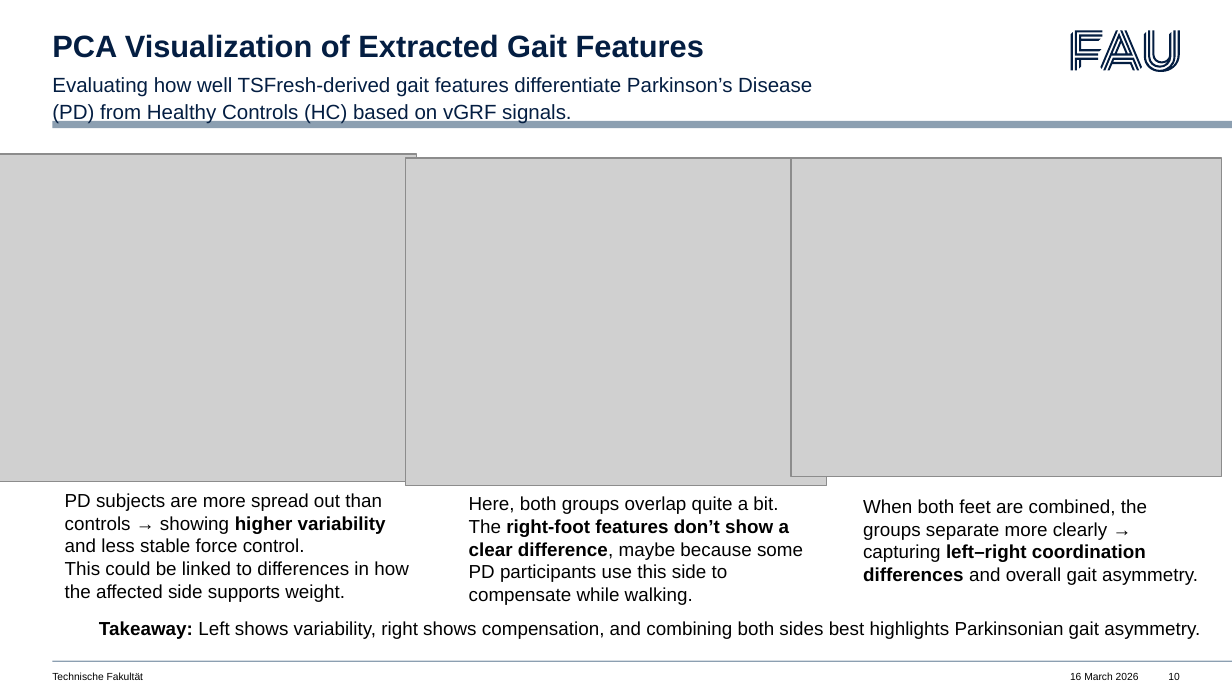
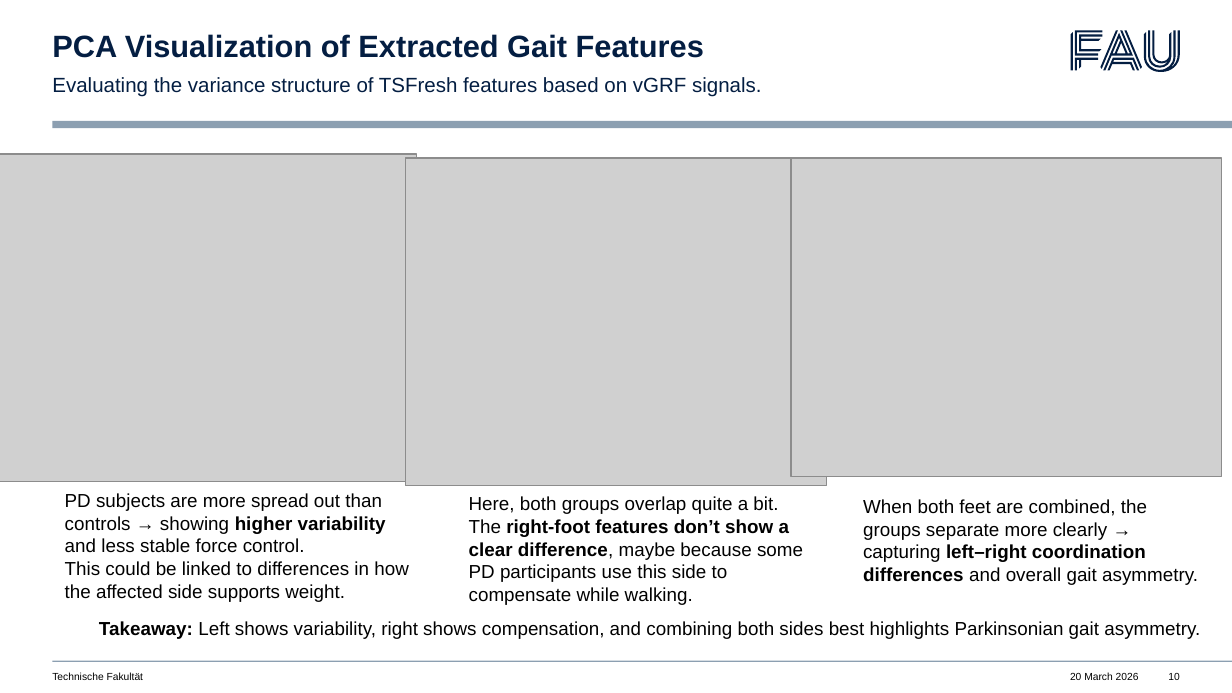
Before and after one commit to saranyab21/Project-Time-Series-SSM-Mamba, a slide deck: slide 10 of reports/ppt/Project Time Series-final.pptx. Drawn at 1232x693 pixels with LibreOffice and Linux fonts; fonts in the diff are those of the drawing; grey boxes stand for pictures; background and template pictures are left out. Boxes give left, top, right and bottom in pixels: in the first picture for what was removed or moved away, otherwise in the second. Text is boxed around its words. In the diff, an @@ line names an element or a change of style, - is before the commit and + after.

```diff
--- a/reports/ppt/Project Time Series-final.pptx
+++ b/reports/ppt/Project Time Series-final.pptx
@@ text at (52,77,761,97): text changed @@
-Evaluating how well TSFresh-derived gait features differentiate Parkinson’s Disease (PD) from Healthy Controls (HC) based on vGRF signals.
+Evaluating the variance structure of TSFresh features based on vGRF signals.
@@ text at (1070,672,1139,680): text changed @@
-16 March 2026
+20 March 2026
```
Also in this commit, not shown: 14 other slides changed, 4 other files.
